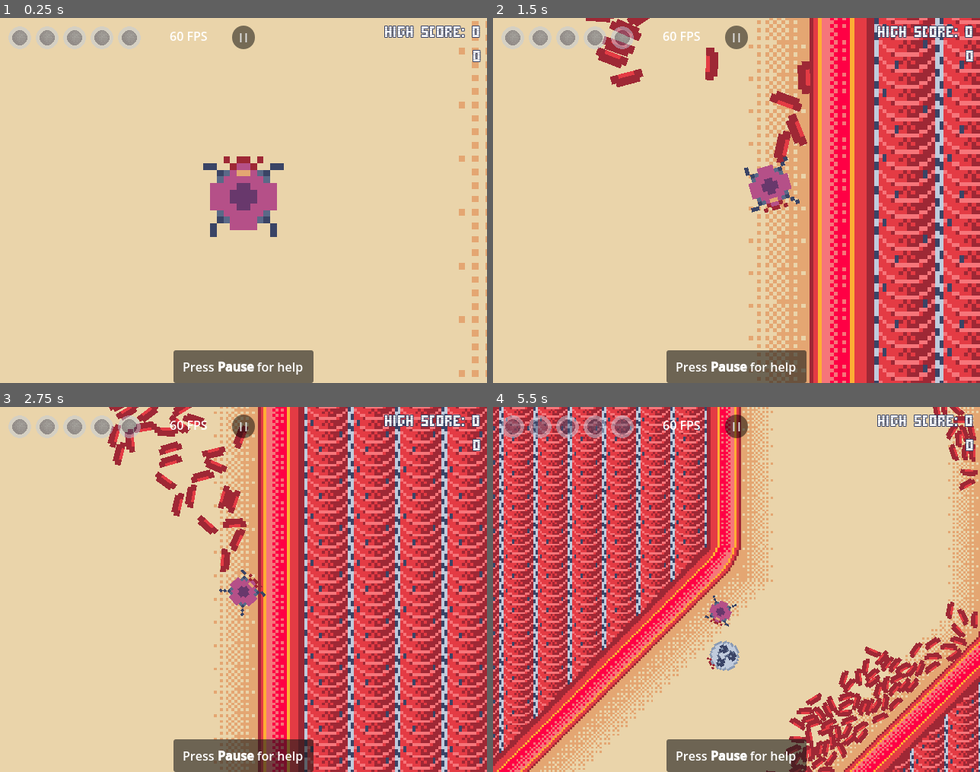
Above: before the commit, frames 1-4 (two rows, left to right).
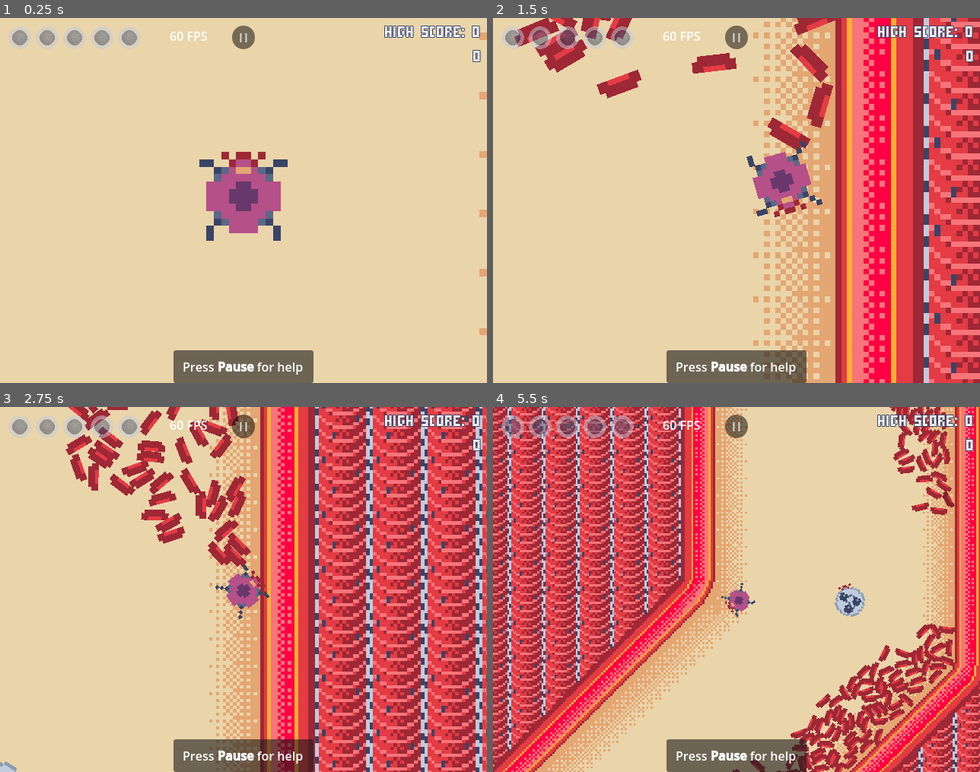
Above: after the commit, the same moments.

Repository: BertrandBordage/Bloody-Sarcoma
Game: Godot game, scene res://level_0.tscn
The game is run twice, just before and just after one commit, with the same random seed, the same clock (stepped at 60 frames per second) and the same inputs. Sound files missing from this copy of the repository are replaced by a short silence.
Inputs (mouse positions are in pixels of both pictures, inside the frame that each line leads up to):
- Up to frame 1 (0.25 s): no input
- Up to frame 2 (1.5 s): tap B at 0.5, 1.25 s; move the mouse to (843, 182) at 0.52 s; hold Right (right) 0.53-1.25 s; tap Space (metastasize) at 0.6 s; click (843, 182) at 0.67 s; drag from (639, 218) to (799, 200) at 1.27 s
- Up to frame 3 (2.75 s): tap B at 2 s; move the mouse to (292, 509) at 2.02 s; hold Right (right) from 2.03 s (still down); tap Space (metastasize) at 2.1 s
- Up to frame 4 (5.5 s): release Right (right) at 2.75 s; tap B at 2.75, 3.5, 4.25 s; drag from (712, 662) to (736, 589) at 2.77 s; move the mouse to (882, 644) at 3.52 s; hold Left (left) 3.53-4.25 s; tap Space (metastasize) at 3.6, 5.1 s; drag from (590, 534) to (702, 596) at 4.27 s; move the mouse to (760, 589) at 5.02 s; hold Down (down) from 5.03 s (still down); click (760, 589) at 5.17 s

The runs differ from the first frame. In frame 1, 2.2% of the frame differs, in the area x 40-100%, y 0-99%; in frame 2, 36%; in frame 3, 46%; in frame 4, 49%, in the area x 0-100%, y 0-100%.

Commit message:
Bugfix + improves initial zoom effect.

Diff:
--- a/autoload/PlayerData.gd
+++ b/autoload/PlayerData.gd
@@ -30,8 +30,14 @@
 
 func initial_zoom_tween():
     smoothed_zoom = initial_zoom
-    zoom_smoothing = 0.99
-    create_tween().tween_property(self, "zoom_smoothing", 0.998, 5.0)
+    zoom_smoothing = 0.998
+    var tween: Tween = create_tween()
+    tween.tween_property(
+        self, "zoom_smoothing", 0.99, 2.5,
+    ).set_ease(Tween.EASE_IN)
+    tween.tween_property(
+        self, "zoom_smoothing", 0.998, 2.5,
+    ).set_ease(Tween.EASE_OUT)
 
 
 func restart():
--- a/playable_cell_cluster.tscn
+++ b/playable_cell_cluster.tscn
@@ -102,6 +102,7 @@
 horizontal_alignment = 1
 
 [node name="HelpNotification" type="CanvasLayer" parent="."]
+unique_name_in_owner = true
 script = ExtResource("3_pwehu")
 
 [node name="PanelContainer" type="PanelContainer" parent="HelpNotification"]
